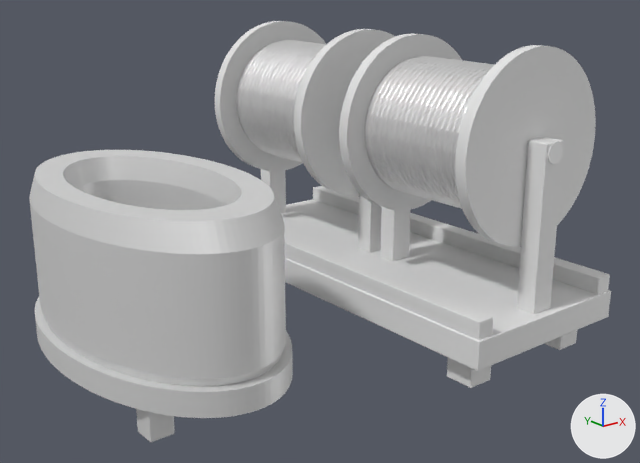
What one commit did to the Blender file art/blender/radio_wire.blend.
Rendered twice from a 50 mm lens placed at (19.64, -58.414, 0.675), pointed at (20.562, -57.261, 0.214). Every picture has the same lights, and +X, +Y and +Z are marked at lower right. The picture after the commit comes second.

Names of what the first picture shows: 'storm_shop_radio_service_aerial_spools__copper_aged', 'storm_shop_radio_service_aerial_spools__timber', 'storm_shop_radio_service_solder_ring__cast_iron' and 1 more.
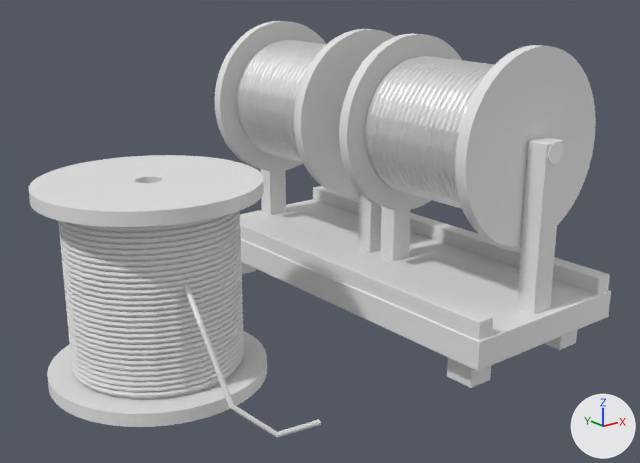
Location of each change, (x1, y1, x2, y2) in pixels of the pictures (640 x 463 px):
'storm_shop_radio_service_solder_ring__cast_iron', deleted
    before: (29, 150, 293, 442)
'storm_shop_radio_service_solder_ring__rubber_wire', added
    after: (58, 211, 321, 438)
'storm_shop_radio_service_solder_ring__timber', added
    after: (29, 155, 267, 427)

The edits, one by one:
Material 'rubber_wire' (mat_rubber_wire) is new.
Its base color is (0.8, 0.8, 0.8) (white #e7e7e7).
Mesh me_storm_shop_radio_service_solder_ring__timber is new.
It has 1024 vertices, 2048 faces and spans x -0.178..0.178, y -0.178..0.178, z -0.07..0.26.
It uses material mat_timber (its picture is missing).
Mesh me_storm_shop_radio_service_solder_ring__rubber_wire is new.
It has 6586 vertices, 13164 faces and spans x -0.141..0.141, y -0.304..0.141, z -0.07..0.238.
It uses material mat_rubber_wire (its picture is missing).
Object 'storm_shop_radio_service_solder_ring__cast_iron' (ob_storm_shop_radio_service_solder_ring__cast_iron) is deleted.
Object 'storm_shop_radio_service_solder_ring__timber' (ob_storm_shop_radio_service_solder_ring__timber) is new; it shows me_storm_shop_radio_service_solder_ring__timber.
Its location is (20.27, -57.2, 0.08).
Object 'storm_shop_radio_service_solder_ring__rubber_wire' (ob_storm_shop_radio_service_solder_ring__rubber_wire) is new; it shows me_storm_shop_radio_service_solder_ring__rubber_wire.
Its location is (20.27, -57.2, 0.08).
